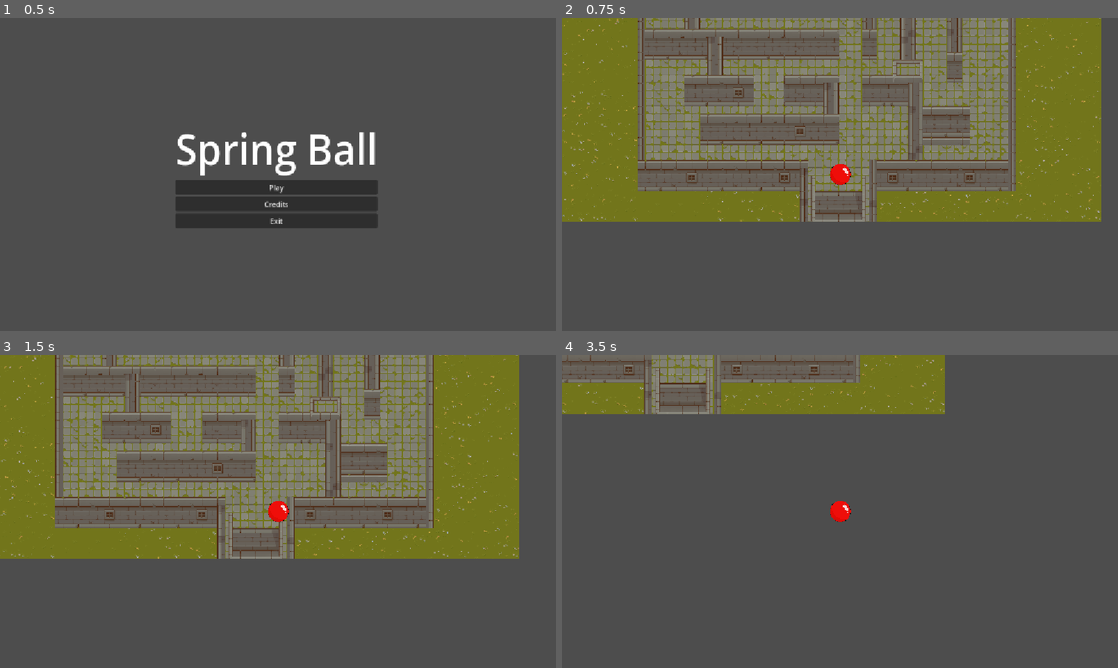
Above: before the commit, frames 1-4 (two rows, left to right).
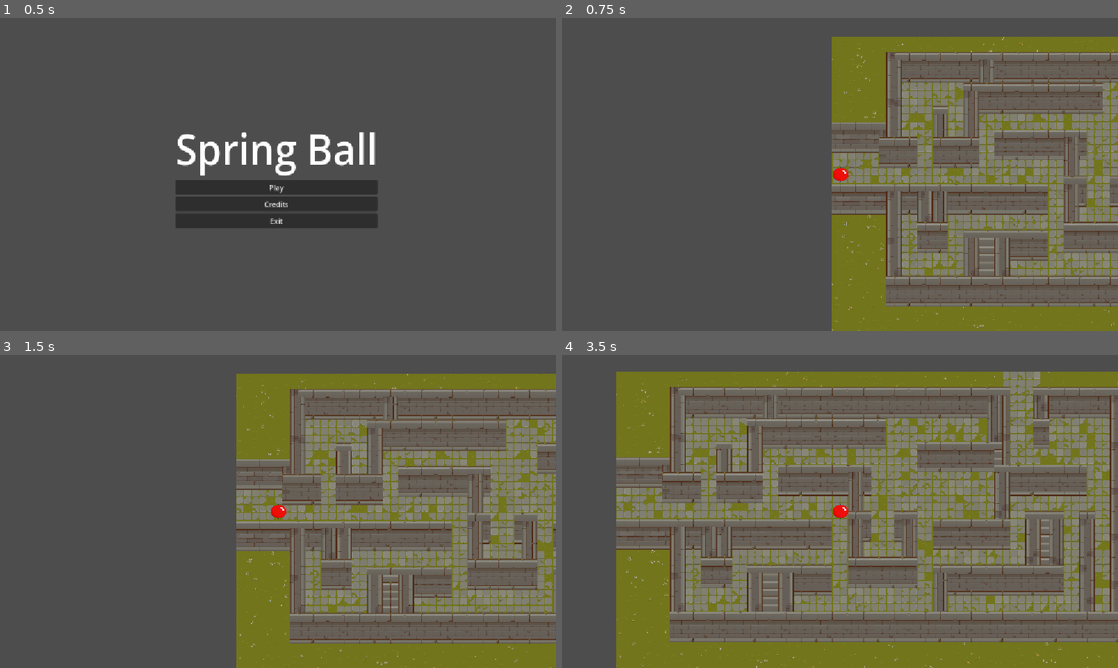
Above: after the commit, the same moments.

Repository: Cesar6112/SpringBall
Game: Godot game, scene res://menu.tscn
The game is run twice, just before and just after one commit, with the same random seed, the same clock (stepped at 60 frames per second) and the same inputs.
Inputs:
- Up to frame 1 (0.5 s): no input
- Up to frame 2 (0.75 s): click "Play" at 0.5 s
- Up to frame 3 (1.5 s): tap Enter at 1.25 s; hold D (right) from 1.28 s (still down)
- Up to frame 4 (3.5 s): release D (right) at 2.03 s; hold S (down) 2.03-2.78 s; hold D (right) from 2.78 s (still down)

Frame 1 is identical in both runs. In frame 2, 71% of the frame differs, in the area x 0-100%, y 0-100%; in frame 3, 73%; in frame 4, 80%.

Commit message:
SUbo menu

Diff:
--- /dev/null
+++ b/Escena final.tscn
@@ -0,0 +1,10 @@
+[gd_scene format=3 uid="uid://bly8tlvvayq53"]
+
+[ext_resource type="Texture2D" uid="uid://iohdct4se2ae" path="res://gracias.png" id="1_xlesw"]
+
+[node name="Node2D" type="Node2D" unique_id=1168775046]
+
+[node name="Gracias" type="Sprite2D" parent="." unique_id=1735247925]
+position = Vector2(578, 324.99997)
+scale = Vector2(1.9557197, 2.0164444)
+texture = ExtResource("1_xlesw")
--- /dev/null
+++ b/collision_shape_2d_2.gd
@@ -0,0 +1 @@
+extends CollisionShape2D
--- a/menu.gd
+++ b/menu.gd
@@ -1,4 +1,4 @@
 extends Control
 
 func _on_play_pressed() -> void:
-	get_tree().change_scene_to_file("res://nivel.tscn")
+	get_tree().change_scene_to_file("res://nivel 1.tscn")
--- /dev/null
+++ b/nivel 1.tscn
@@ -0,0 +1,52 @@
+[gd_scene format=3 uid="uid://bghci44fseft8"]
+
+[ext_resource type="PackedScene" uid="uid://c6vs574kbtyon" path="res://level_2.tscn" id="1_pj251"]
+[ext_resource type="PackedScene" uid="uid://cmwdw8kgbef6b" path="res://node_2d.tscn" id="2_u8e2b"]
+[ext_resource type="Script" uid="uid://p7gwk1fsyqtd" path="res://collision_shape_2d_2.gd" id="3_u8e2b"]
+
+[sub_resource type="RectangleShape2D" id="RectangleShape2D_25806"]
+size = Vector2(20, 686)
+
+[sub_resource type="RectangleShape2D" id="RectangleShape2D_bwlx4"]
+size = Vector2(1158, 23)
+
+[sub_resource type="RectangleShape2D" id="RectangleShape2D_rg2y3"]
+size = Vector2(35, 59)
+
+[sub_resource type="RectangleShape2D" id="RectangleShape2D_8efhv"]
+size = Vector2(20, 78)
+
+[node name="Node2D" type="Node2D" unique_id=308906686]
+
+[node name="Level 2" parent="." unique_id=1491818073 instance=ExtResource("1_pj251")]
+position = Vector2(0, 5)
+
+[node name="Node2D" parent="." unique_id=332292609 instance=ExtResource("2_u8e2b")]
+position = Vector2(-560, -34)
+
+[node name="CharacterBody2D" type="CharacterBody2D" parent="." unique_id=1963487891]
+
+[node name="CollisionShape2D" type="CollisionShape2D" parent="CharacterBody2D" unique_id=74608435]
+position = Vector2(-10, 329)
+shape = SubResource("RectangleShape2D_25806")
+
+[node name="CollisionShape2D4" type="CollisionShape2D" parent="CharacterBody2D" unique_id=350584854]
+position = Vector2(584, 673)
+shape = SubResource("RectangleShape2D_bwlx4")
+
+[node name="CollisionShape2D3" type="CollisionShape2D" parent="CharacterBody2D" unique_id=1657494410]
+position = Vector2(900, 7)
+shape = SubResource("RectangleShape2D_rg2y3")
+
+[node name="CollisionShape2D5" type="CollisionShape2D" parent="CharacterBody2D" unique_id=107073544]
+position = Vector2(789, 8)
+shape = SubResource("RectangleShape2D_8efhv")
+
+[node name="Area2D" type="Area2D" parent="CharacterBody2D" unique_id=23863235]
+
+[node name="CollisionShape2D2" type="CollisionShape2D" parent="CharacterBody2D/Area2D" unique_id=1788570565]
+position = Vector2(576, -6.5)
+shape = SubResource("RectangleShape2D_bwlx4")
+script = ExtResource("3_u8e2b")
+
+[connection signal="body_entered" from="CharacterBody2D/Area2D" to="CharacterBody2D/Area2D/CollisionShape2D2" method="_on_area_2d_body_entered"]
--- a/nivel.tscn
+++ b/nivel.tscn
@@ -644,6 +644,7 @@
 shape = SubResource("RectangleShape2D_vvnd5")
 
 [node name="Area2D" type="Area2D" parent="Tilemaplayers/Node2D/CharacterBody2D2" unique_id=1958105306]
+position = Vector2(-1, -1)
 script = ExtResource("4_j87l1")
 
 [node name="CollisionShape2D25" type="CollisionShape2D" parent="Tilemaplayers/Node2D/CharacterBody2D2/Area2D" unique_id=992130248]
--- a/node_2d.tscn
+++ b/node_2d.tscn
@@ -4,7 +4,7 @@
 [ext_resource type="Texture2D" uid="uid://051iva3uqmik" path="res://red-ball-cartoon-vector-removebg-preview.png" id="1_wtcfe"]
 
 [sub_resource type="CircleShape2D" id="CircleShape2D_25806"]
-radius = 21.213203
+radius = 15.508656
 
 [node name="Node2D" type="Node2D" unique_id=332292609]
 
@@ -14,8 +14,8 @@
 script = ExtResource("1_0e48y")
 
 [node name="Sprite2D" type="Sprite2D" parent="CharacterBody2D" unique_id=1347375153]
-position = Vector2(579, 326)
-scale = Vector2(0.111784555, 0.111970805)
+position = Vector2(579.3222, 326.20804)
+scale = Vector2(0.080759145, 0.074468404)
 texture = ExtResource("1_wtcfe")
 
 [node name="CollisionShape2D" type="CollisionShape2D" parent="CharacterBody2D" unique_id=93910997]
Not shown, added: collision_shape_2d_2.gd.uid
Binary file added: gracias.png
Not shown, added: gracias.png.import
